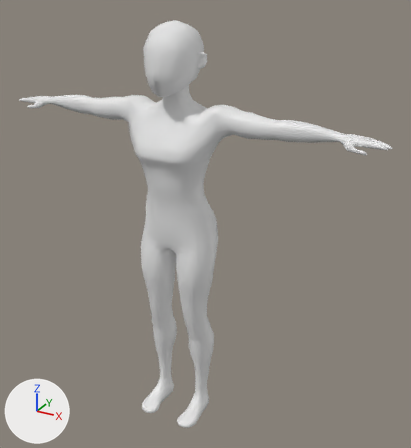
Two versions of the FBX model Assets/Art/Models/FemaleBase.fbx, one commit apart.
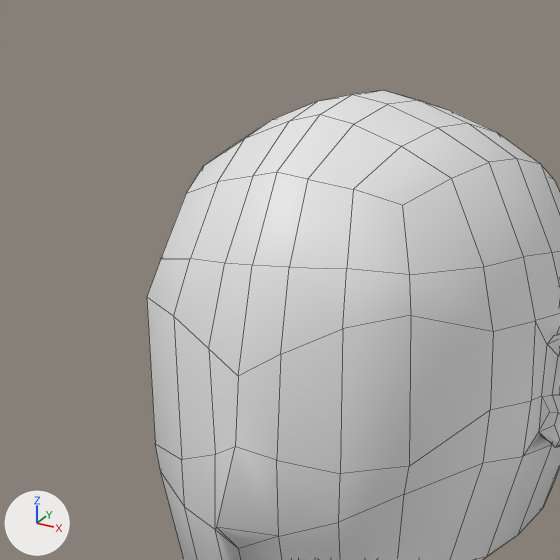
Each version is shown whole from a camera (50 mm lens) standing at (1.265, -2.025, 2.068) and looking at (0.107, 0.079, 1.016), then close up on the part from 30% to 49% of the width and 2% to 19% of the height. Lighting does not change. The marker at lower left points along +X, +Y and +Z. The close-ups show mesh edges as thin lines. Where no turn or scale is listed for an object, it has been applied to the vertices.

Script lines for the objects in view, before the commit:
```python
me_cube_002 = bpy.data.meshes.new('Cube.002')
me_cube_002.from_pydata(...)  # 2783 vertices, 2782 faces; spans x -0.9..0.9, y -0.16..0.14, z 0.01..1.9
ob_femalebase = bpy.data.objects.new('FemaleBase', me_cube_002)
ob_femalebase.location = (0.0, 0.0, 0.0)
```
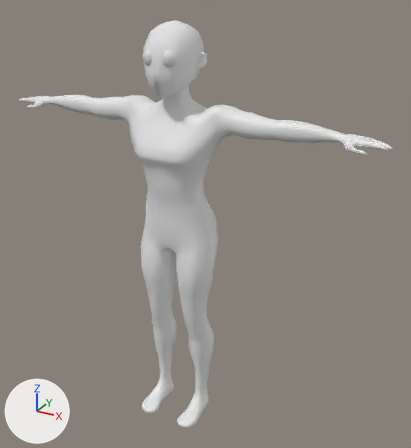
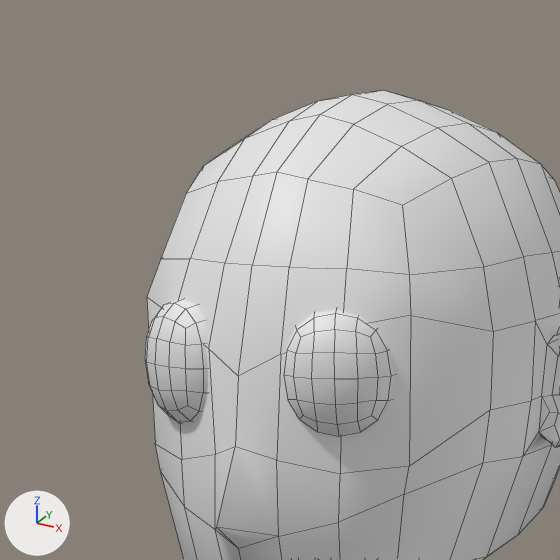
Diff of the bpy script that builds the scene:
```diff
--- a/Assets/Art/Models/FemaleBase.fbx.py
+++ b/Assets/Art/Models/FemaleBase.fbx.py
@@ mat_eyes @@
+mat_eyes = principled_material('Eyes')
+mat_eyes.base_color = (0.8, 0.8, 0.8)  # white #e7e7e7
@@ mat_body @@
+mat_body = principled_material('Body')
+mat_body.base_color = (0.8, 0.8, 0.8)  # white #e7e7e7
@@ me_cube_002 @@
 # used by ob_femalebase; location = (0.0, 0.0, 0.0)
-me_cube_002.from_pydata(...)  # 2783 vertices, 2782 faces; spans x -0.9..0.9, y -0.16..0.14, z 0.01..1.9
+me_cube_002.from_pydata(...)  # 2897 vertices, 2878 faces; spans x -0.9..0.9, y -0.16..0.14, z 0.01..1.9
+# me_cube_002 part 1: a new loose piece of 57 vertices spanning x 0.02..0.08, y -0.12..-0.09, z 1.74..1.8, in mat_eyes (white #e7e7e7)
+# me_cube_002 part 2: a new loose piece of 57 vertices spanning x -0.08..-0.02, y -0.12..-0.09, z 1.74..1.8, in mat_eyes (white #e7e7e7)
+me_cube_002.materials.append(mat_body)  # white #e7e7e7
+me_cube_002.materials.append(mat_eyes)  # white #e7e7e7
```

Location of each change, (x1, y1, x2, y2) in pixels of the close-ups (560 x 560 px):
'FemaleBase', reshaped
    before: (147, 91, 560, 560)
    after: (145, 91, 560, 560)
part 1 of me_cube_002, added
    after: (283, 310, 394, 436)
part 2 of me_cube_002, added
    after: (145, 299, 208, 423)
